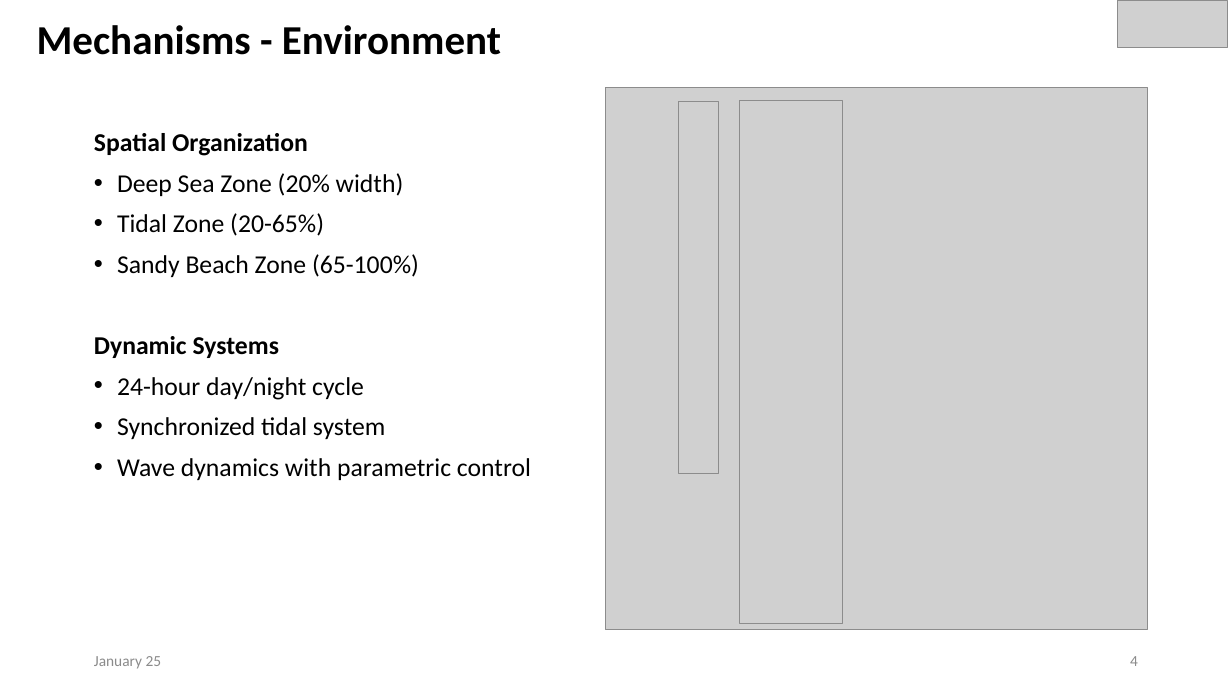
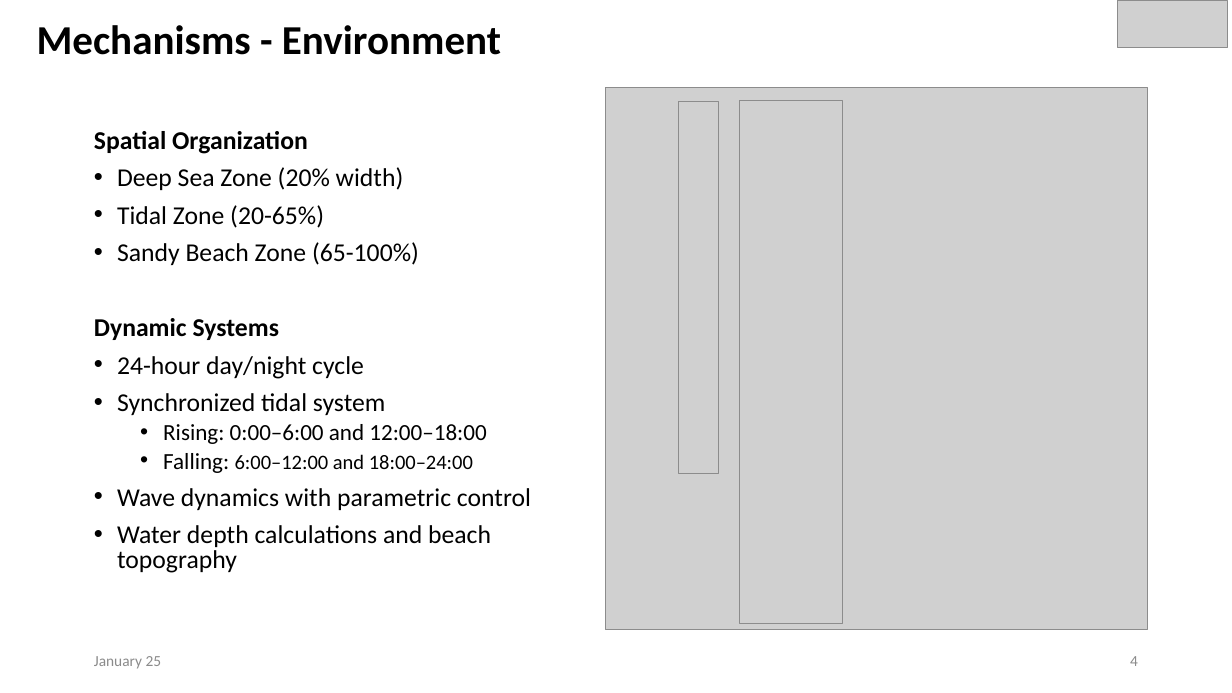
Before and after one commit to Lib3Rt9/ModelingAndSimulation, a slide deck: slide 4 of PROJECT/REPORT/GAMA_Presentation.pptx. Drawn at 1232x693 pixels with LibreOffice and Linux fonts; fonts in the diff are those of the drawing; grey boxes stand for pictures. Boxes give left, top, right and bottom in pixels: in the first picture for what was removed or moved away, otherwise in the second. Text is boxed around its words. In the diff, an @@ line names an element or a change of style, - is before the commit and + after.

```diff
--- a/PROJECT/REPORT/GAMA_Presentation.pptx
+++ b/PROJECT/REPORT/GAMA_Presentation.pptx
@@ text at [94, 131, 531, 510]: line spacing 0.9 to 0.8 @@
@@ text at [163, 424, 486, 473]: paragraphs added @@
+  • Rising: 0:00–6:00 and 12:00–18:00
+  • Falling: 6:00–12:00 and 18:00–24:00
@@ text at [117, 525, 491, 573]: paragraph added @@
+• Water depth calculations and beach topography
```
Also in this commit, not shown: 1 other slide changed, 1 slide added, 1 other file.
